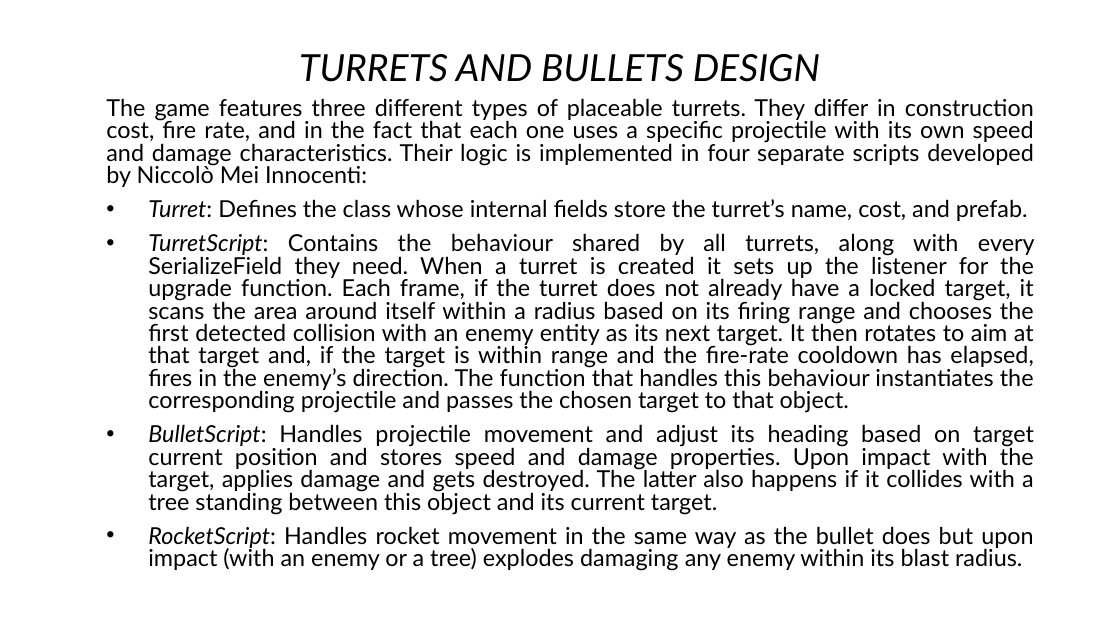
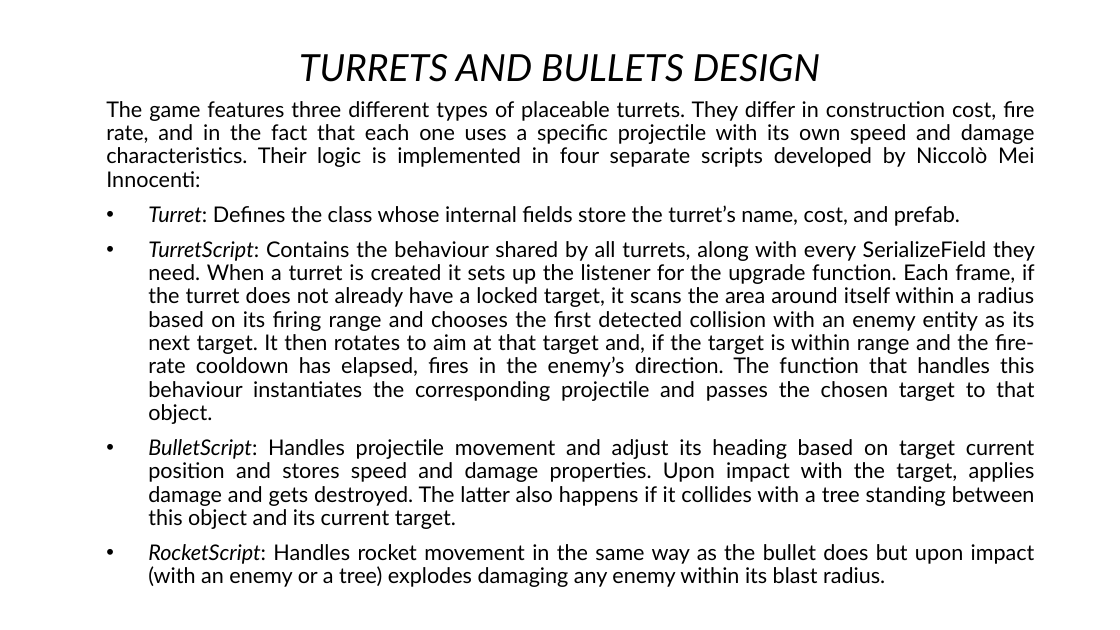
Before and after one commit to DheAnto/TowerDefence, a slide deck: slide 9 of Report Game Dev Eng version.pptx. Drawn at 1120x630 pixels with LibreOffice and Linux fonts; fonts in the diff are those of the drawing. Boxes give left, top, right and bottom in pixels: in the first picture for what was removed or moved away, otherwise in the second. Text is boxed around its words. In the diff, an @@ line names an element or a change of style, - is before the commit and + after.

```diff
--- a/Report Game Dev Eng version.pptx
+++ b/Report Game Dev Eng version.pptx
@@ text "The game features three different ..." at [106, 101, 1035, 587]: size 20 to 18.5 pt; line spacing 0.8 to 0.9 @@
```
Also in this commit, not shown: 1 other slide changed.
